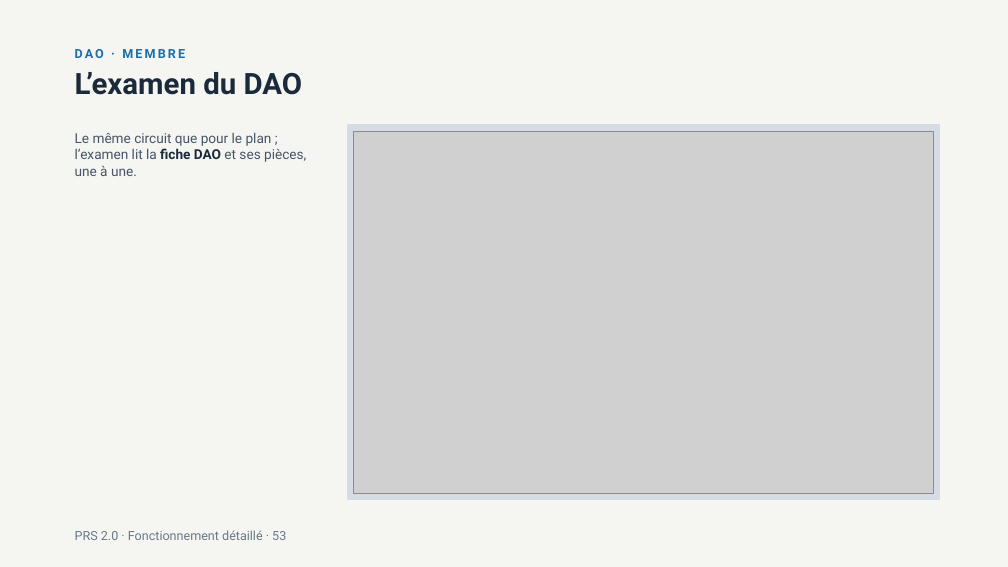
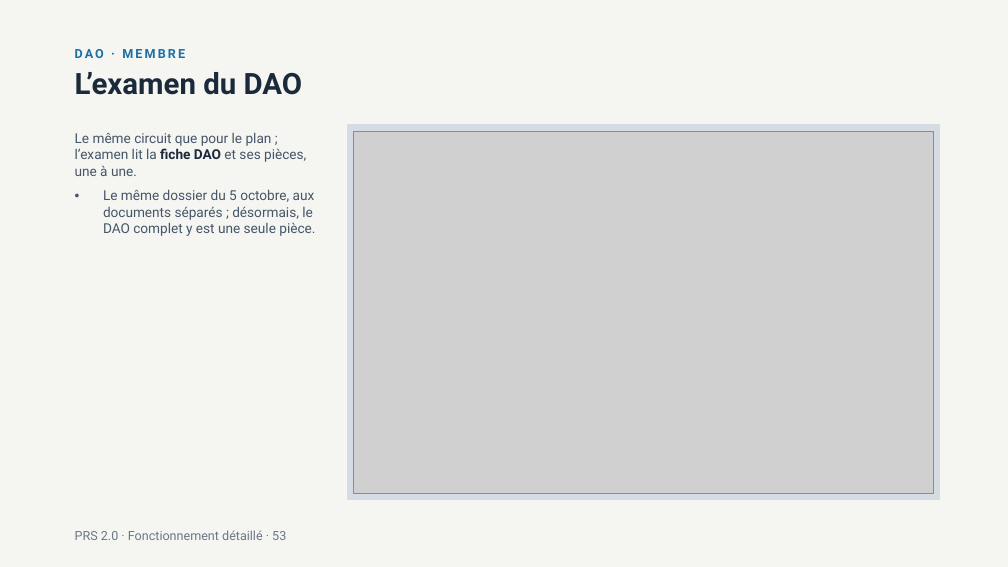
Before and after one commit to lralaitsilanihasy-create/PRS2.0-frontend, a slide deck: slide 53 of docs/documentation/PRS2-fonctionnement-detaille-2026-10-06.pptx. Drawn at 1008x567 pixels with LibreOffice and Linux fonts; fonts in the diff are those of the drawing; grey boxes stand for pictures. Boxes give left, top, right and bottom in pixels: in the first picture for what was removed or moved away, otherwise in the second. Text is boxed around its words. In the diff, an @@ line names an element or a change of style, - is before the commit and + after.

```diff
--- a/docs/documentation/PRS2-fonctionnement-detaille-2026-10-06.pptx
+++ b/docs/documentation/PRS2-fonctionnement-detaille-2026-10-06.pptx
@@ text at (103,189,315,236): paragraph added @@
+• Le même dossier du 5 octobre, aux documents séparés ; désormais, le DAO complet y est une seule pièce.
```
Also in this commit, not shown: 49 other slides changed, 2 slides removed.
